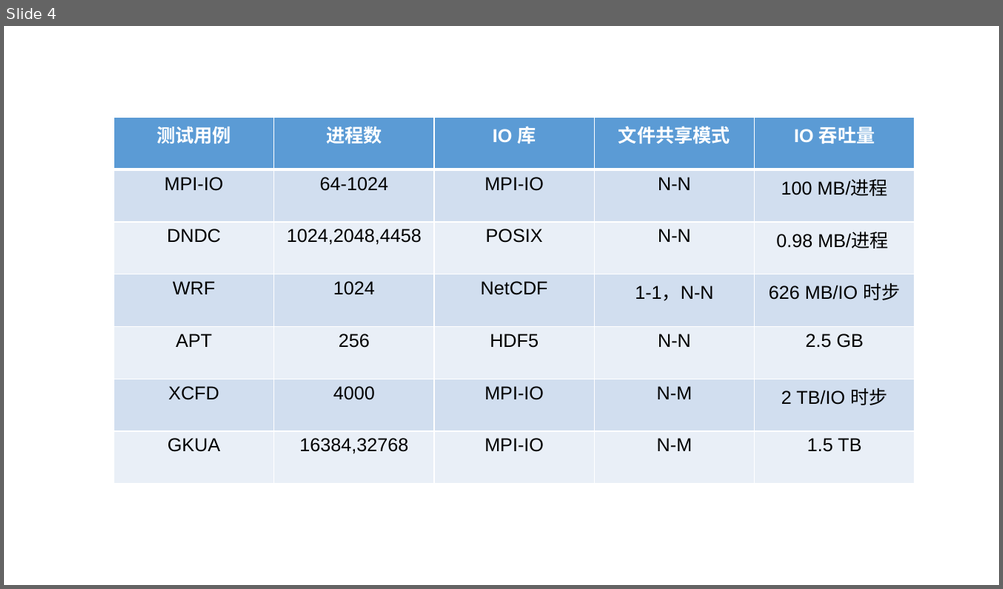
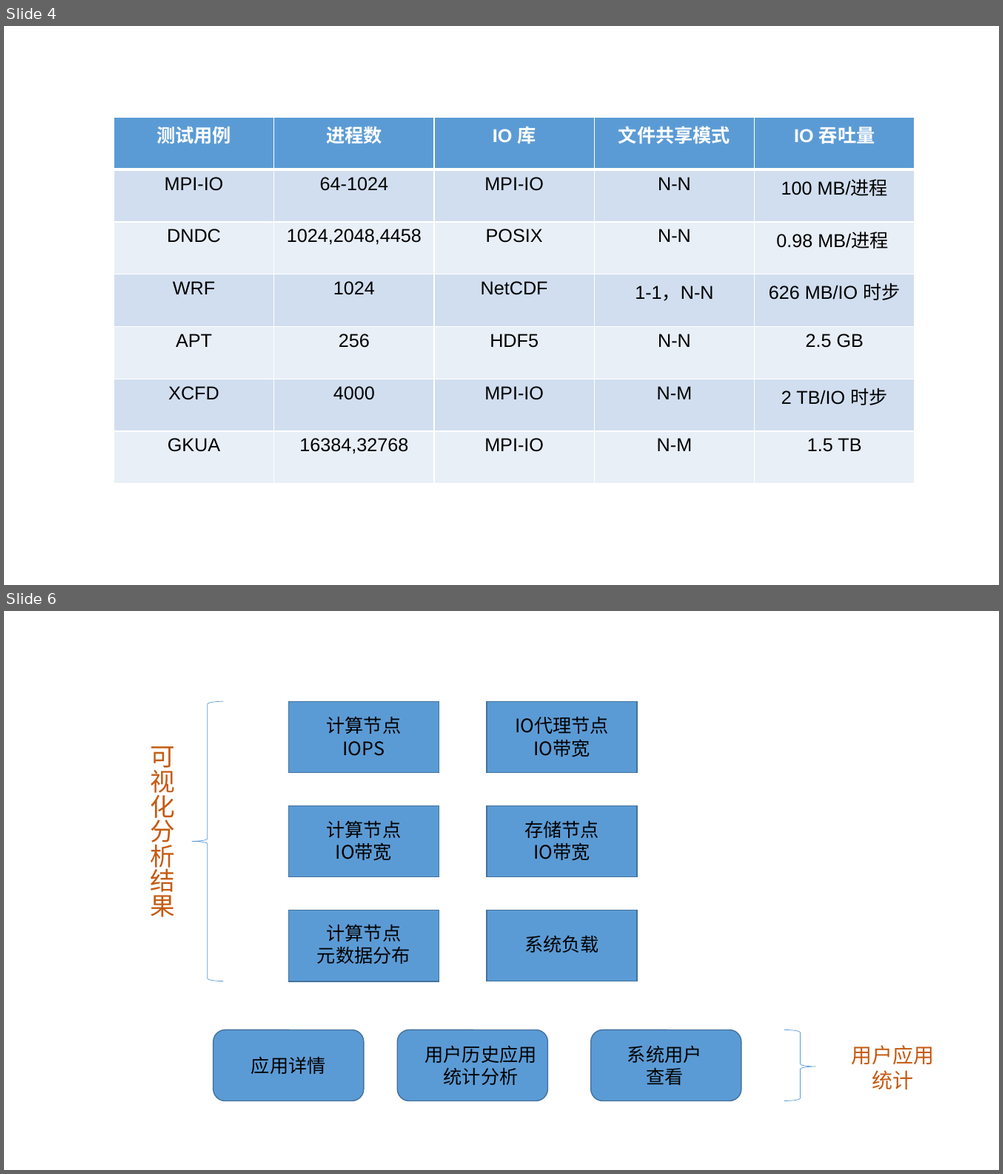
Before and after one commit to ideaPeng/bishe, a slide deck: 绘图.pptx. Shown one above the other, each under a label of ours: slide 4 before the commit, slides 4 and 6 after it; the slides between them are not shown. The pictures are 1003x589 and 1003x1174 pixels, drawn with LibreOffice and Linux fonts; fonts in the diff are those of the drawing. Boxes give left, top, right and bottom in pixels: in the first picture for what was removed or moved away, otherwise in the second. Text is boxed around its words. In the diff, an @@ line names an element or a change of style, - is before the commit and + after.

```diff
--- a/绘图.pptx
+++ b/绘图.pptx
@@ slide 6 added at (4, 611, 999, 1170), background #FFFFFF @@
@@ left brace added at (192, 701, 223, 981), outline #5B9BD5 0.5 pt @@
@@ rectangle added at (288, 701, 439, 772), fill #5B9BD5, outline #43739E 1 pt @@
@@ text added at (326, 717, 401, 756), 18 pt, text #000000 @@
+计算节点
+IOPS
@@ rectangle added at (486, 701, 637, 772), fill #5B9BD5, outline #43739E 1 pt @@
@@ text added at (515, 717, 609, 758), 18 pt, text #000000 @@
+IO代理节点
+IO带宽
@@ text added at (150, 746, 175, 917), 24 pt, text #C55A11 @@
+可视化分析结果
@@ rectangle added at (288, 806, 439, 877), fill #5B9BD5, outline #43739E 1 pt @@
@@ rectangle added at (486, 806, 637, 877), fill #5B9BD5, outline #43739E 1 pt @@
@@ text added at (326, 821, 401, 861), 18 pt, text #000000 @@
+计算节点
+IO带宽
@@ text added at (524, 821, 599, 861), 18 pt, text #000000 @@
+存储节点
+IO带宽
@@ rectangle added at (288, 911, 439, 982), fill #5B9BD5, outline #43739E 1 pt @@
@@ rectangle added at (486, 910, 637, 981), fill #5B9BD5, outline #43739E 1 pt @@
@@ text added at (317, 925, 410, 964), 18 pt, text #000000 @@
+计算节点
+元数据分布
@@ text added at (524, 935, 599, 953), 18 pt, text #000000 @@
+系统负载
@@ rounded rectangle added at (213, 1031, 364, 1101), fill #5B9BD5, outline #43739E 1 pt @@
@@ rounded rectangle added at (397, 1031, 548, 1101), fill #5B9BD5, outline #43739E 1 pt @@
@@ rounded rectangle added at (590, 1031, 741, 1101), fill #5B9BD5, outline #43739E 1 pt @@
@@ right brace added at (785, 1031, 816, 1101), outline #5B9BD5 0.5 pt @@
@@ text added at (424, 1045, 536, 1085), 18 pt, text #000000 @@
+用户历史应用统计分析
@@ text added at (627, 1046, 702, 1085), 18 pt, text #000000 @@
+系统用户
+查看
@@ text added at (851, 1045, 933, 1091), 20 pt, text #C55A11 @@
+用户应用统计
@@ text added at (251, 1056, 326, 1074), 18 pt, text #000000 @@
+应用详情
```
Also in this commit, not shown: 1 other slide added, 3 other files.
